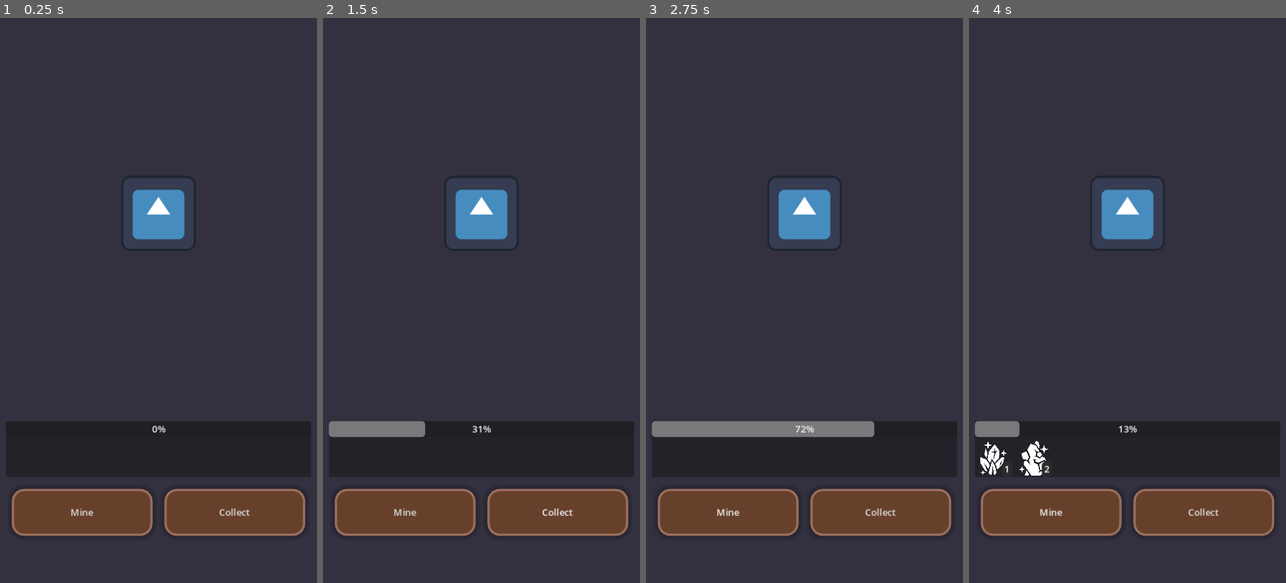
Above: before the commit, frames 1-4 (left to right).
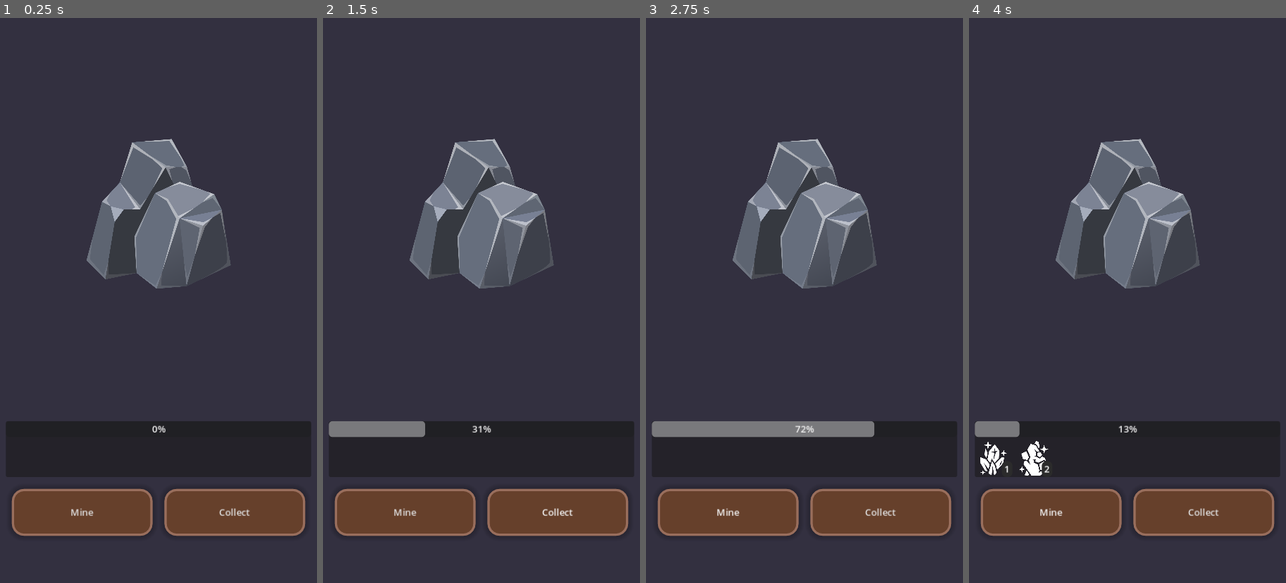
Above: after the commit, the same moments.

Repository: Elfium/TGB_GIT
Game: Godot game, scene res://Scenes/Singletons/Game/game.tscn
Two runs of this game, one before a commit and one after it. Both use one fixed random seed, a clock stepped at 60 frames per second and the inputs below. The engine's default icon, where the game draws it, is replaced by a stand-in: a white triangle on a blue panel in a dark square.
Inputs:
- Up to frame 1 (0.25 s): no input
- Up to frame 2 (1.5 s): click "Mine" at 0.5 s; click "Collect" at 1.25 s
- Up to frame 3 (2.75 s): click "Mine" at 2 s
- Up to frame 4 (4 s): click "Collect" at 2.75 s; click "Mine" at 3.5 s

The runs differ from the first frame. In frame 1, 6.3% of the frame differs, in the area x 27-73%, y 21-48%; in frame 2, 6.3%; in frame 3, 6.3%; in frame 4, 6.3%.

Commit message:
💄 First ore vein texture added

Diff:
--- a/Scenes/Views/MiningScene/mining_scene.tscn
+++ b/Scenes/Views/MiningScene/mining_scene.tscn
@@ -1,6 +1,6 @@
 [gd_scene load_steps=9 format=3 uid="uid://djbtoq4c6am3l"]
 
-[ext_resource type="Texture2D" uid="uid://cdaxl1yrn7q3u" path="res://icon.svg" id="1_6fbw2"]
+[ext_resource type="Texture2D" uid="uid://ddoy73kxneerc" path="res://Assets/Veins/Iron_Vein.png" id="1_y7ee0"]
 [ext_resource type="Theme" uid="uid://bekieu802rqmf" path="res://Themes/Mining_Button.tres" id="2_idgbp"]
 
 [sub_resource type="GDScript" id="GDScript_xh241"]
@@ -160,11 +160,13 @@
 theme_override_constants/separation = 20
 
 [node name="Vein_Texture" type="TextureRect" parent="Container/Vein_Content"]
+custom_minimum_size = Vector2(256, 256)
 layout_mode = 2
 size_flags_horizontal = 4
 size_flags_vertical = 6
-texture = ExtResource("1_6fbw2")
-stretch_mode = 2
+texture = ExtResource("1_y7ee0")
+expand_mode = 1
+stretch_mode = 4
 
 [node name="Progress_Panel" type="PanelContainer" parent="Container/Vein_Content"]
 custom_minimum_size = Vector2(0, 80)
Binary file added: Assets/Veins/Iron_Vein.png
Not shown, added: Assets/Veins/Iron_Vein.png.import
